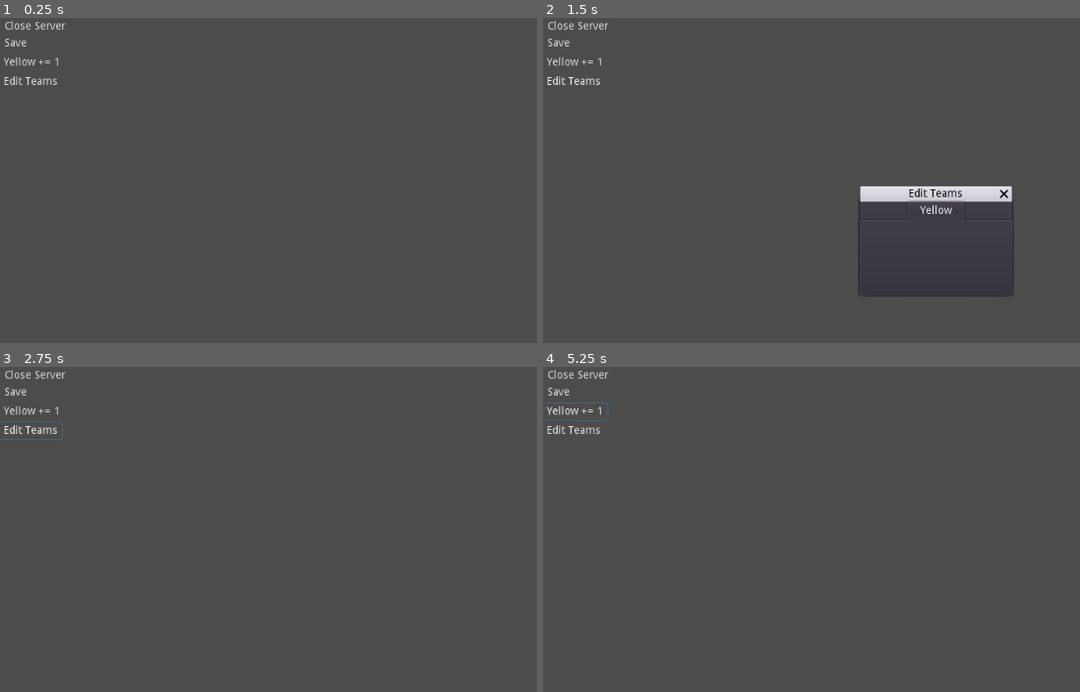
Above: before the commit, frames 1-4 (two rows, left to right).
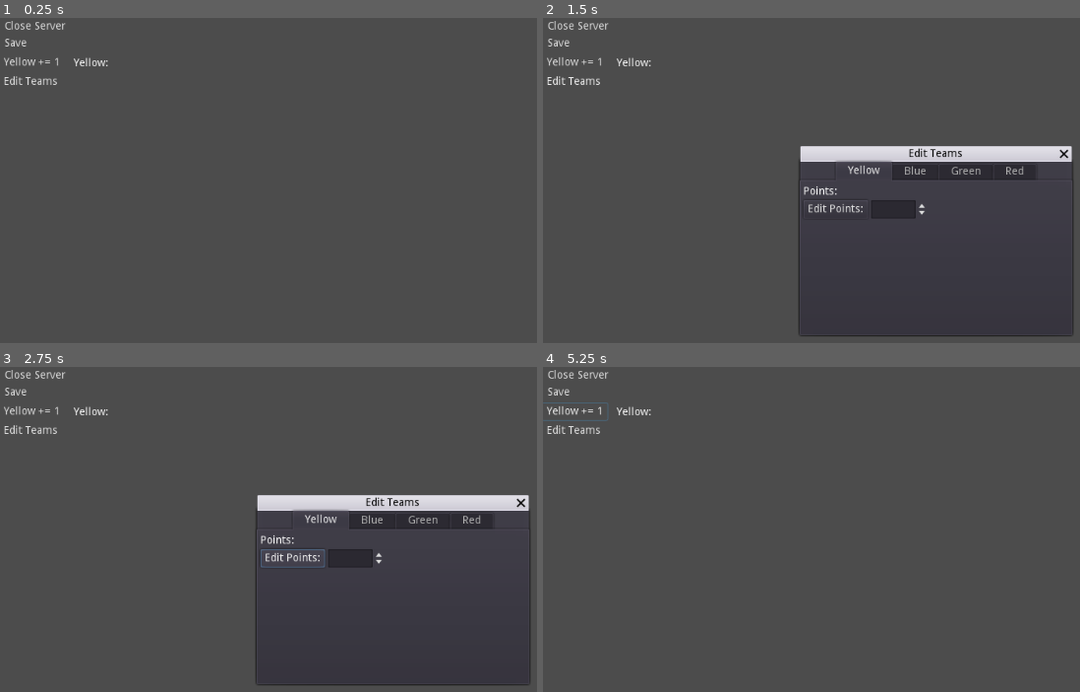
Above: after the commit, the same moments.

Repository: kiesenverseist/discord-game
Game: Godot game, scene res://remote_server/RemoteServer.tscn
Same seed, same stepped clock (60 frames per second), same inputs: the game is played once before the commit and once after it. This scene is started directly instead of the project's main scene.
Inputs (mouse positions are in pixels of both pictures, inside the frame that each line leads up to):
- Up to frame 1 (0.25 s): no input
- Up to frame 2 (1.5 s): click "Yellow += 1" at 0.5 s; click "Edit Teams" at 1.25 s
- Up to frame 3 (2.75 s): click (295, 558) at 2 s, where only the run after the commit has a clickable "Edit Points:"
- Up to frame 4 (5.25 s): click "Yellow += 1" at 2.75 s; click "Edit Teams" at 3.5 s; click (838, 558) at 4.25 s, where only the run after the commit has a clickable "Edit Points:"; click "Yellow += 1" at 5 s

The runs differ from the first frame. In frame 1, less than 0.1% of the frame differs, in the area x 13-21%, y 12-15%; in frame 2, 6.3%, in the area x 13-99%, y 12-98%; in frame 3, 5.3%; in frame 4, less than 0.1%.
Error before the commit: Invalid get index 'Yellow' (on base: 'Dictionary'). (res://remote_server/gui.gd:21)
Error after the commit: Invalid get index 'Yellow' (on base: 'Dictionary'). (res://remote_server/gui.gd:22)

Commit message:
fixing roles

Diff:
--- a/discord_sim/common/Boot.gd
+++ b/discord_sim/common/Boot.gd
@@ -6,7 +6,7 @@
 var port
 
 func _ready():
-	if OS.has_feature("server"):
+	if OS.has_feature("Server"):
 		get_tree().change_scene("res://server/Server.tscn")
 	if OS.has_feature("client"):
 		return
--- a/discord_sim/remote_server/Data.gd
+++ b/discord_sim/remote_server/Data.gd
@@ -9,7 +9,7 @@
 		t_data[t] = t_dict[t].get_all()
 	var t_str = JSON.print(t_data)
 	rpc("set_networked_teams", t_str)
-	printt("setting teams from remote", t_str)
+	printt("setting teams as remote", t_str)
 
 remotesync func set_networked_teams(t_str : String):
 	var t = JSON.parse(t_str).result
@@ -20,6 +20,8 @@
 
 	printt("teams set by server", t)
 
+	$"../GUI".set_process(true)
+
 func get_teams() -> Dictionary:
 	return teams
 
--- a/discord_sim/remote_server/RemoteServer.gd
+++ b/discord_sim/remote_server/RemoteServer.gd
@@ -20,6 +20,8 @@
 	print("connected to server")
 	rpc_id(1, "remote_server_setup", self_id)
 
+#	$GUI.set_process(true)
+
 func server_failed():
 	print("could not connect to server")
 
--- a/discord_sim/remote_server/RemoteServer.tscn
+++ b/discord_sim/remote_server/RemoteServer.tscn
@@ -43,10 +43,11 @@
 text = "Edit Teams"
 
 [node name="YellowPoints" type="Label" parent="GUI"]
-margin_left = 6.28506
-margin_top = 74.0239
-margin_right = 46.2851
-margin_bottom = 88.0239
+margin_left = 96.3482
+margin_top = 51.9263
+margin_right = 136.348
+margin_bottom = 65.9263
+text = "Yellow: "
 
 [node name="TeamsWindow" type="WindowDialog" parent="GUI"]
 visible = true
@@ -54,10 +55,10 @@
 anchor_top = 0.5
 anchor_right = 0.5
 anchor_bottom = 0.5
-margin_left = -98.5
-margin_top = -60.5
-margin_right = 98.5
-margin_bottom = 60.5
+margin_left = -176.5
+margin_top = -112.5
+margin_right = 176.5
+margin_bottom = 112.5
 grow_horizontal = 2
 grow_vertical = 2
 window_title = "Edit Teams"
@@ -74,7 +75,126 @@
 margin_top = 32.0
 margin_right = -4.0
 margin_bottom = -4.0
+
+[node name="Points" type="Label" parent="GUI/TeamsWindow/TabContainer/Yellow"]
+margin_right = 345.0
+margin_bottom = 14.0
+text = "Points:"
+
+[node name="HBoxContainer" type="HBoxContainer" parent="GUI/TeamsWindow/TabContainer/Yellow"]
+margin_top = 18.0
+margin_right = 345.0
+margin_bottom = 42.0
+
+[node name="Button" type="Button" parent="GUI/TeamsWindow/TabContainer/Yellow/HBoxContainer"]
+margin_right = 84.0
+margin_bottom = 24.0
+text = "Edit Points:"
+
+[node name="SpinBox" type="SpinBox" parent="GUI/TeamsWindow/TabContainer/Yellow/HBoxContainer"]
+margin_left = 88.0
+margin_right = 162.0
+margin_bottom = 24.0
+min_value = -100.0
+value = 1.0
+
+[node name="Blue" type="VBoxContainer" parent="GUI/TeamsWindow/TabContainer"]
+visible = false
+anchor_right = 1.0
+anchor_bottom = 1.0
+margin_left = 4.0
+margin_top = 32.0
+margin_right = -4.0
+margin_bottom = -4.0
+
+[node name="Points" type="Label" parent="GUI/TeamsWindow/TabContainer/Blue"]
+margin_right = 189.0
+margin_bottom = 14.0
+text = "Points:"
+
+[node name="HBoxContainer" type="HBoxContainer" parent="GUI/TeamsWindow/TabContainer/Blue"]
+margin_top = 18.0
+margin_right = 189.0
+margin_bottom = 42.0
+
+[node name="Button" type="Button" parent="GUI/TeamsWindow/TabContainer/Blue/HBoxContainer"]
+margin_right = 84.0
+margin_bottom = 24.0
+text = "Edit Points:"
+
+[node name="SpinBox" type="SpinBox" parent="GUI/TeamsWindow/TabContainer/Blue/HBoxContainer"]
+margin_left = 88.0
+margin_right = 162.0
+margin_bottom = 24.0
+min_value = -100.0
+value = 1.0
+
+[node name="Green" type="VBoxContainer" parent="GUI/TeamsWindow/TabContainer"]
+visible = false
+anchor_right = 1.0
+anchor_bottom = 1.0
+margin_left = 4.0
+margin_top = 32.0
+margin_right = -4.0
+margin_bottom = -4.0
+
+[node name="Points" type="Label" parent="GUI/TeamsWindow/TabContainer/Green"]
+margin_right = 189.0
+margin_bottom = 14.0
+text = "Points:"
+
+[node name="HBoxContainer" type="HBoxContainer" parent="GUI/TeamsWindow/TabContainer/Green"]
+margin_top = 18.0
+margin_right = 189.0
+margin_bottom = 42.0
+
+[node name="Button" type="Button" parent="GUI/TeamsWindow/TabContainer/Green/HBoxContainer"]
+margin_right = 84.0
+margin_bottom = 24.0
+text = "Edit Points:"
+
+[node name="SpinBox" type="SpinBox" parent="GUI/TeamsWindow/TabContainer/Green/HBoxContainer"]
+margin_left = 88.0
+margin_right = 162.0
+margin_bottom = 24.0
+min_value = -100.0
+value = 1.0
+
+[node name="Red" type="VBoxContainer" parent="GUI/TeamsWindow/TabContainer"]
+visible = false
+anchor_right = 1.0
+anchor_bottom = 1.0
+margin_left = 4.0
+margin_top = 32.0
+margin_right = -4.0
+margin_bottom = -4.0
+
+[node name="Points" type="Label" parent="GUI/TeamsWindow/TabContainer/Red"]
+margin_right = 189.0
+margin_bottom = 14.0
+text = "Points:"
+
+[node name="HBoxContainer" type="HBoxContainer" parent="GUI/TeamsWindow/TabContainer/Red"]
+margin_top = 18.0
+margin_right = 189.0
+margin_bottom = 42.0
+
+[node name="Button" type="Button" parent="GUI/TeamsWindow/TabContainer/Red/HBoxContainer"]
+margin_right = 84.0
+margin_bottom = 24.0
+text = "Edit Points:"
+
+[node name="SpinBox" type="SpinBox" parent="GUI/TeamsWindow/TabContainer/Red/HBoxContainer"]
+margin_left = 88.0
+margin_right = 162.0
+margin_bottom = 24.0
+min_value = -100.0
+value = 1.0
 [connection signal="pressed" from="GUI/Exit" to="GUI" method="_on_Exit_pressed"]
 [connection signal="pressed" from="GUI/Save" to="GUI" method="_on_Save_pressed"]
 [connection signal="pressed" from="GUI/AddYellow" to="GUI" method="_on_AddYellow_pressed"]
 [connection signal="pressed" from="GUI/OpenTeams" to="GUI" method="_on_OpenTeams_pressed"]
+[connection signal="pressed" from="GUI/TeamsWindow/TabContainer/Yellow/HBoxContainer/Button" to="GUI" method="_on_EditPoints_pressed"]
+[connection signal="pressed" from="GUI/TeamsWindow/TabContainer/Blue/HBoxContainer/Button" to="GUI" method="_on_EditPoints_pressed"]
+[connection signal="pressed" from="GUI/TeamsWindow/TabContainer/Green/HBoxContainer/Button" to="GUI" method="_on_EditPoints_pressed"]
+[connection signal="pressed" from="GUI/TeamsWindow/TabContainer/Red/HBoxContainer/Button" to="GUI" method="_on_EditPoints_pressed"]
--- a/discord_sim/remote_server/gui.gd
+++ b/discord_sim/remote_server/gui.gd
@@ -3,12 +3,13 @@
 onready var da = $"../Data"
 
 func _ready():
-	pass
+	set_process(false)
 
 func _process(delta):
-	return
 	var t = da.teams
 	$YellowPoints.text = "Yellow: " + str(t["Yellow"].points)
+	for c in $TeamsWindow/TabContainer.get_children():
+		c.get_node("Points").text = c.name + ": " + str(t[c.name].points)
 
 func _on_Exit_pressed():
 	da.rpc("close_server")
@@ -21,6 +22,12 @@
 	t["Yellow"].add_points(1)
 	da.teams = t
 
-
 func _on_OpenTeams_pressed():
 	$TeamsWindow.popup()
+
+func _on_EditPoints_pressed():
+	var team = $TeamsWindow/TabContainer.get_current_tab_control().name
+	var t = da.teams
+	var num = int(get_node("TeamsWindow/TabContainer/%s/HBoxContainer/SpinBox" % team).get_line_edit().text)
+	t[team].add_points(num)
+	da.teams = t
--- a/discord_sim/server/Data.gd
+++ b/discord_sim/server/Data.gd
@@ -1,6 +1,6 @@
 extends Node
 
-var teams = {}
+var teams = {} setget set_teams, get_teams
 var users = {}
 
 onready var ws = $"../Websocket"
@@ -76,9 +76,6 @@
 func remove_user(id : String):
 	users.erase(id)
 
-func set_data(type, id, property, value):
-	pass
-
 func set_teams(t_dict : Dictionary = teams):
 	var t_data : Dictionary
 	for t in t_dict:
--- a/discord_sim/server/Discord.gd
+++ b/discord_sim/server/Discord.gd
@@ -1,11 +1,4 @@
 extends Node
-
-enum {
-	RED = 566546853294899230,
-	GREEN = 566546914674212864,
-	YELLOW = 566546977139982339,
-	BLUE = 566546944843841536
-}
 
 onready var ws = $"../Websocket"
 onready var da = $"../Data"
@@ -17,13 +10,23 @@
 	randomize()
 
 func _on_user_join(data):
-	return #automatic role assignment is currently disabled
-	var role_id = str([RED, BLUE, YELLOW, GREEN][randi()%4])
+	#var role_id = ["Red", "Blue", "Yellow", "Green"][randi()%4] #random assignment
+
+	#assign to lowest scoring
+
+	# to make a sorted list of teams
+	var teams : Array = []
+	var t = da.teams
+	for team in t:
+		teams.append(da.teams[team])
+	teams.sort_custom(self, "leader_board_sort")
+
+	var role_id = teams[-1].name
 
 	var send = {}
 	send["type"] = "set_role"
 	send["user_id"] = data["user_id"]
-	send["role_id"] = role_id
+	send["role_name"] = role_id
 	ws.send_data(send)
 
 func _on_message_receved(data):
--- a/discord_sim/server/Websocket.gd
+++ b/discord_sim/server/Websocket.gd
@@ -1,27 +1,42 @@
 extends Node
 
 var client = WebSocketClient.new()
+var error_count = 0
 
 signal user_joined(data)
 signal message_recieved(data)
 
 func _ready():
+	connect_to_ws()
+
+func connect_to_ws():
+	print("attempting to connect to websocket")
 	client.connect_to_url("ws://kiesen.australiaeast.cloudapp.azure.com:8080")
 	client.connect("data_received", self, "data_recieved")
 	client.connect("connection_established", self, "connection_established")
 	client.connect("connection_error", self, "connection_error")
 
-
 #warning-ignore:unused_argument
 func _process(delta):
 	if client.get_connection_status() == WebSocketClient.CONNECTION_DISCONNECTED:
+		if error_count <= 0:
+			connection_error()
 		return
 	client.poll()
 
 master func send_data(data : Dictionary):
+	if client.get_connection_status() == WebSocketClient.CONNECTION_DISCONNECTED:
+		printerr("the connection is dead, message not sent")
+		return
 	var msg = JSON.print(data)
 	printt(">", msg)
 	client.get_peer(1).put_packet(msg.to_utf8())
+
+func keep_alive():
+	if client.get_connection_status() == WebSocketClient.CONNECTION_DISCONNECTED:
+		return
+	send_data({"type":"keep alive"})
+	get_tree().create_timer(60).connect("timeout", self, "keep_alive")
 
 func data_recieved():
 	var data = client.get_peer(1).get_packet()
@@ -42,9 +57,17 @@
 	print("Connection succesfull: %s" % protocol)
 	send_data({"type":"message", "message":"Server Connected",
 			"channel_name" : "bridge", "category_name" : "Super"})
+	error_count = 0
+	keep_alive()
 
 func connection_error():
 	print("connection error'd")
+	error_count += 1
+	if error_count < 20:
+		print("Retrying...")
+		connect_to_ws()
+	else:
+		print("Failed to connect too many times")
 
 func close():
 	send_data({"type":"message", "message":"Server Closed",
Not shown, changed: discord_bot/bot.py
Not shown, changed: discord_bot/main.py
